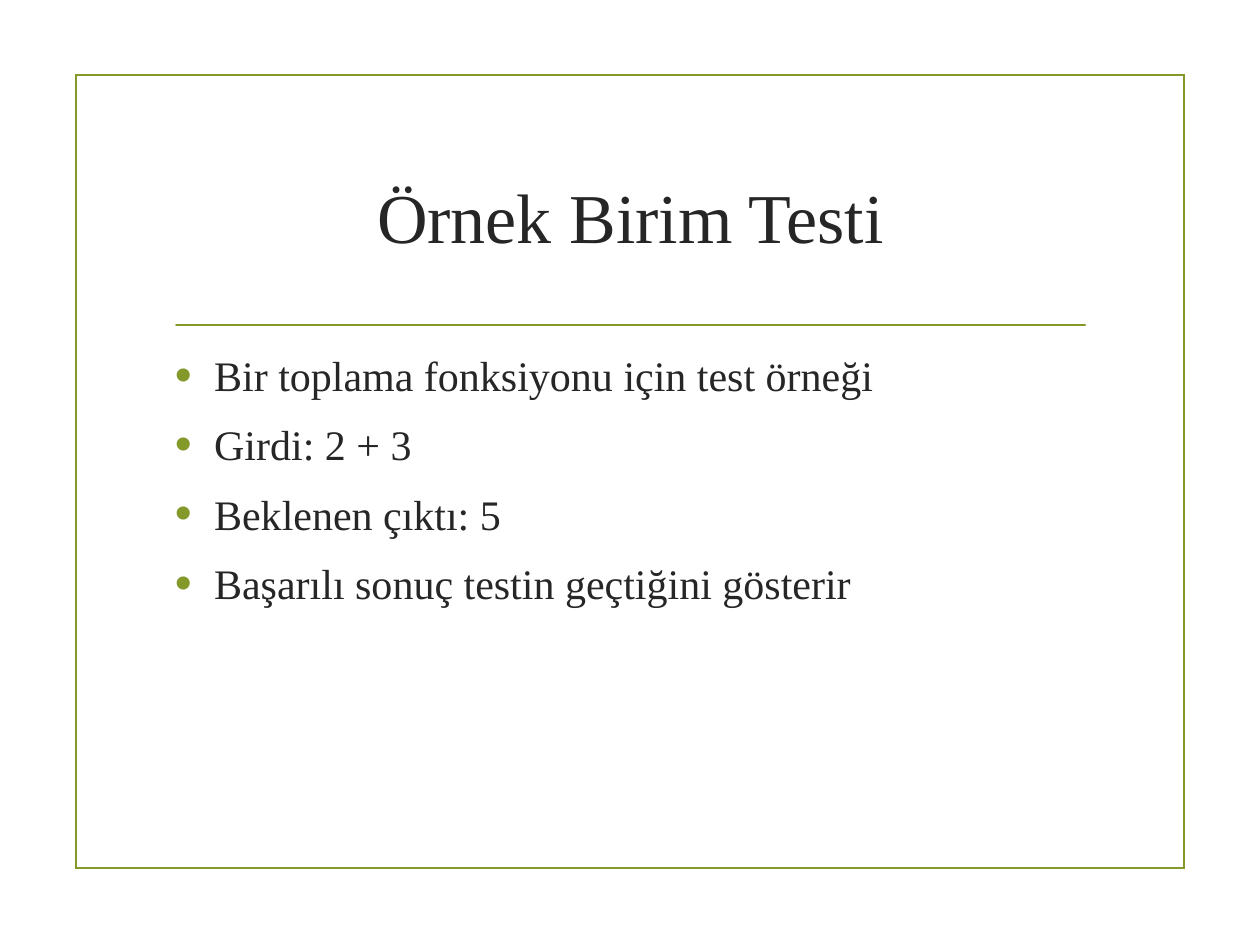
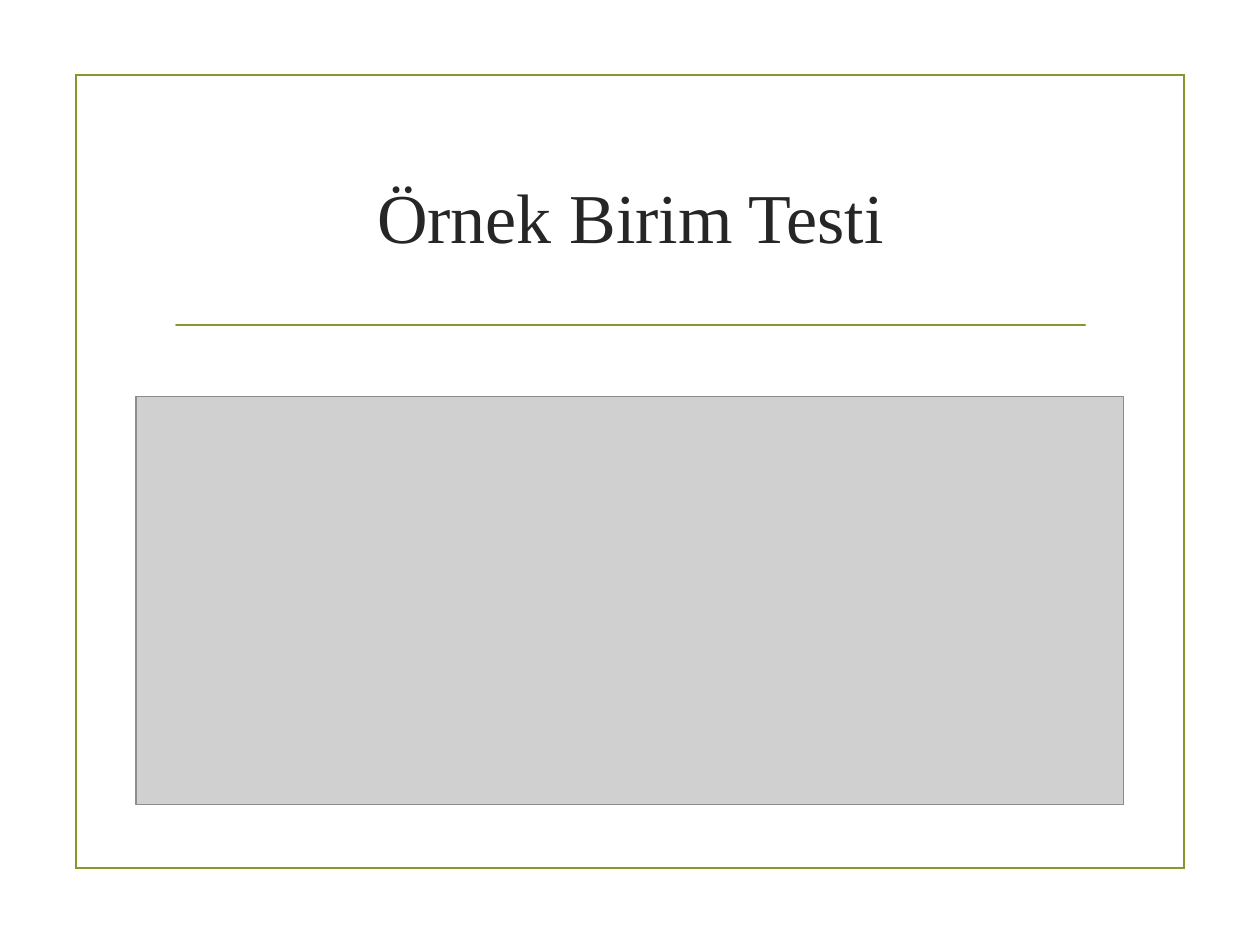
Before and after one commit to ahmetyusufbirdir03/Yazilim-Test-Muhendisligi-Donem-Projesi, a slide deck: slide 7 of Birim Test.pptx. Drawn at 1260x945 pixels with LibreOffice and Linux fonts; fonts in the diff are those of the drawing; grey boxes stand for pictures; background and template pictures are left out. Boxes give left, top, right and bottom in pixels: in the first picture for what was removed or moved away, otherwise in the second. Text is boxed around its words. In the diff, an @@ line names an element or a change of style, - is before the commit and + after.

```diff
--- a/Birim Test.pptx
+++ b/Birim Test.pptx
@@ text removed at bbox=[214, 361, 873, 608] @@
-• Bir toplama fonksiyonu için test örneği
-• Girdi: 2 + 3
-• Beklenen çıktı: 5
-• Başarılı sonuç testin geçtiğini gösterir
@@ picture added at bbox=[136, 396, 1124, 804] @@
```
Also in this commit, not shown: 1 slide added.
